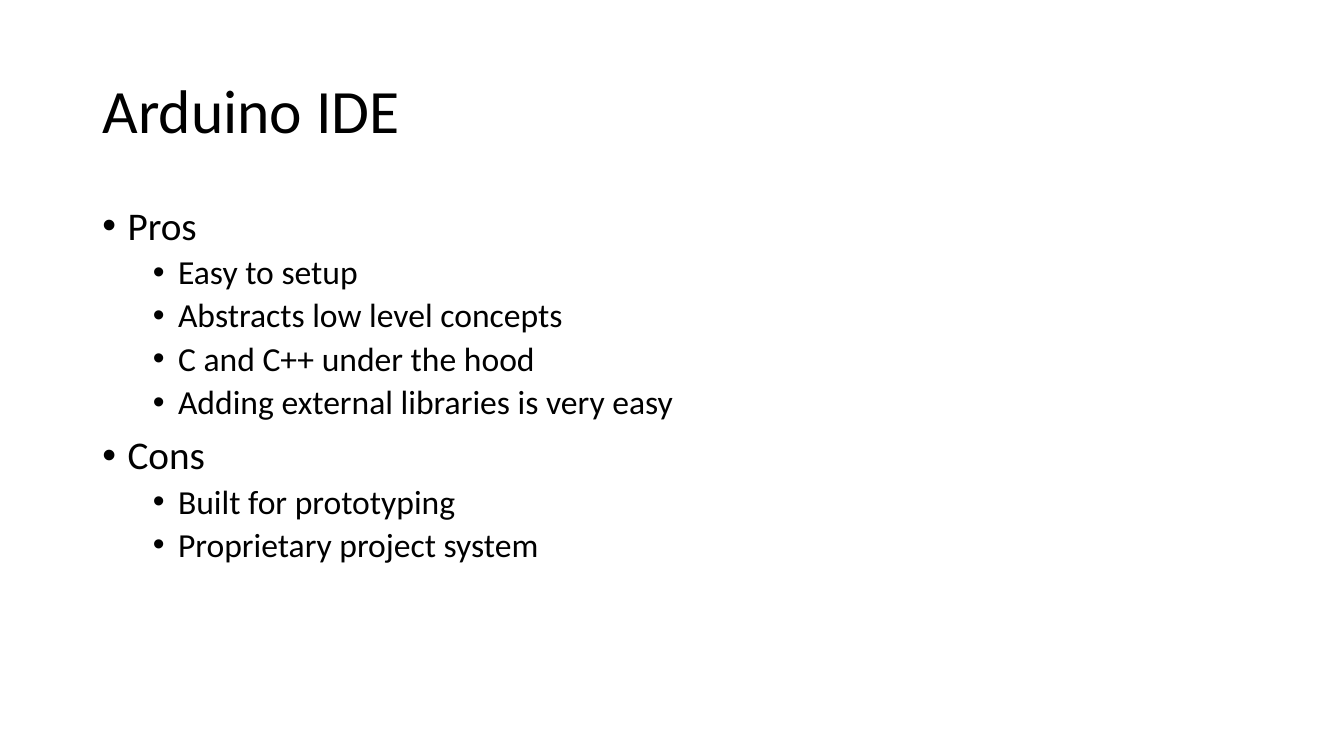
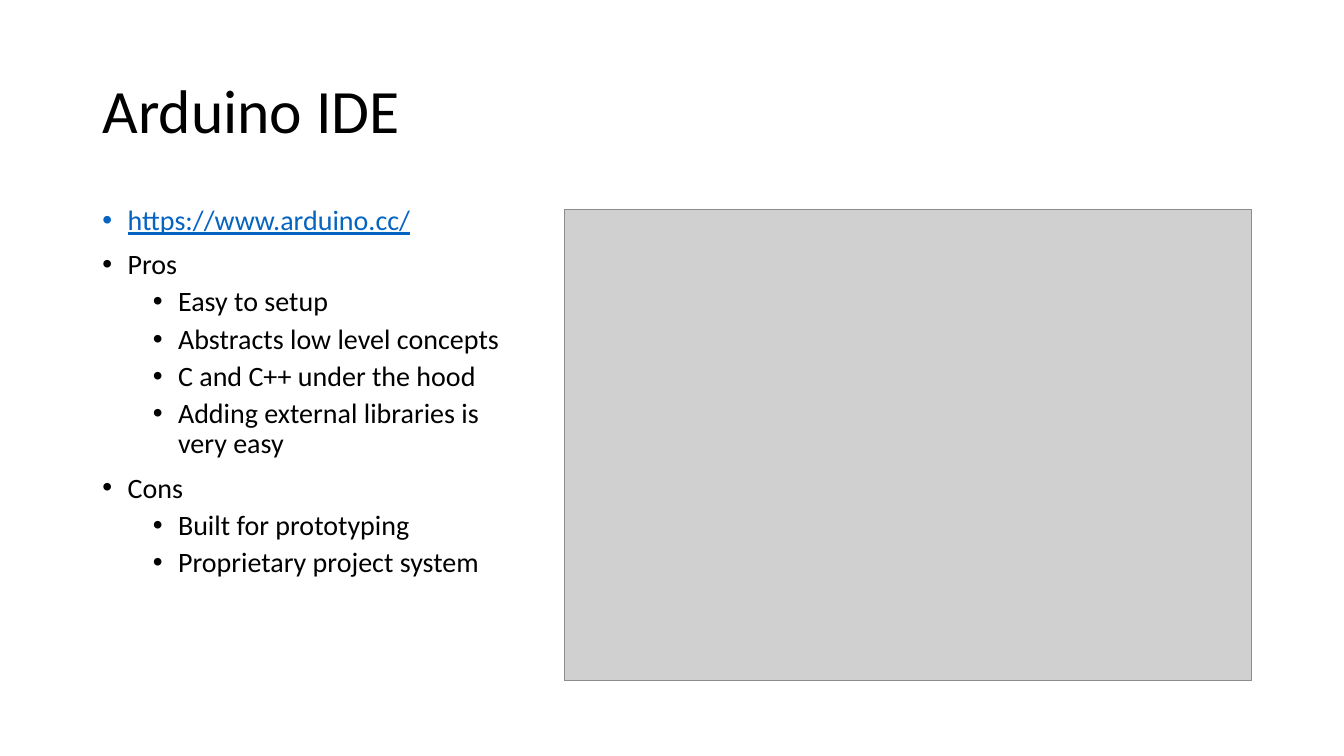
Before and after one commit to ProgrammerAL/StartingEmbeddedDevTalk, a slide deck: slide 5 of Presentation.pptx (slide 4 before the commit). Drawn at 1344x756 pixels with LibreOffice and Linux fonts; fonts in the diff are those of the drawing; grey boxes stand for pictures. Boxes give left, top, right and bottom in pixels: in the first picture for what was removed or moved away, otherwise in the second. Text is boxed around its words. In the diff, an @@ line names an element or a change of style, - is before the commit and + after.

Commit message:
Made some changes to the presentation and added the 02-Atmel Studio demo project.

```diff
--- a/Presentation.pptx
+++ b/Presentation.pptx
@@ text at (128,210,410,235): paragraph added @@
+• https://www.arduino.cc/
@@ picture added at (565,210,1252,681) @@
@@ text at (128,256,499,577): size 28 to 20 pt in "Pros", "Cons"; size 24 to 20 pt in "Easy to setup", "Abstracts low level concepts", "C and C++ under the hood", "Adding external libraries is very easy" and 2 more places @@
```
Also in this commit, not shown: 5 other slides changed, 3 slides added, 4 other files.
